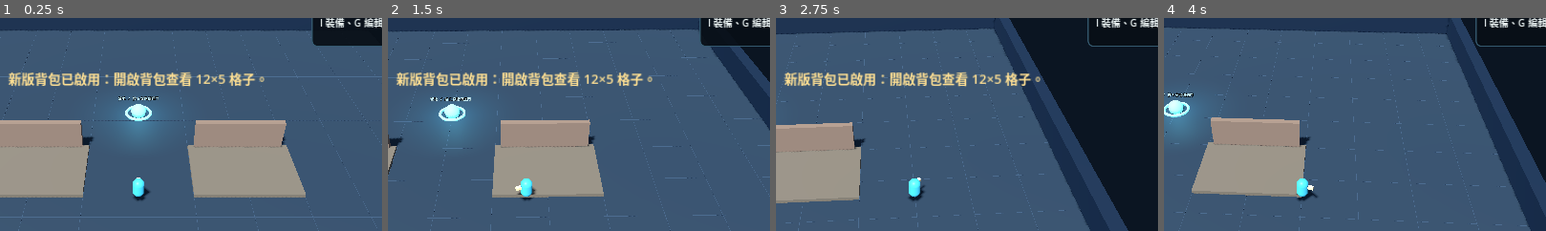
Above: before the commit, frames 1-4 (left to right).
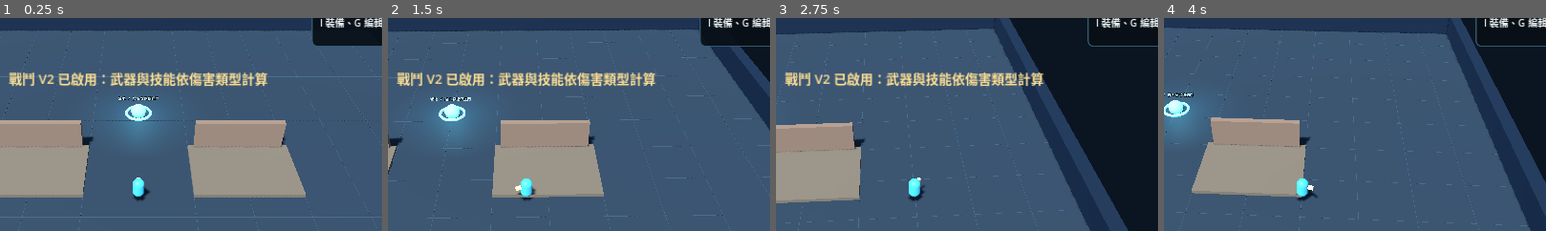
Above: after the commit, the same moments.

Repository: Lucypigr/Riftforge-Godot
Game: Godot game, scene res://scenes/main.tscn
Same seed, same stepped clock (60 frames per second), same inputs: the game is played once before the commit and once after it.
Inputs (mouse positions are % of the whole screen's width and height, from its top left):
- Up to frame 1 (0.25 s): no input
- Up to frame 2 (1.5 s): tap Enter at 0.5 s; move the mouse to (72, 45) at 0.52 s; hold D (move_right) 0.53-1.25 s; right-click (72, 45) at 0.6 s; click (72, 45) at 0.67 s; drag from (30, 55) to (45, 70) at 1.27 s
- Up to frame 3 (2.75 s): move the mouse to (60, 27) at 2.02 s; hold D (move_right) from 2.03 s (still down); tap Space (dash) at 2.1 s; right-click (60, 27) at 2.3 s
- Up to frame 4 (4 s): release D (move_right) at 2.75 s; drag from (45, 70) to (20, 34) at 2.77 s; move the mouse to (80, 65) at 3.52 s; hold A (move_left) from 3.53 s (still down); tap E (interact) at 3.6 s; right-click (80, 65) at 3.8 s
The pictures show only the part of the screen within x 32-82%, y 11-61%; the shares and areas given below are measured in that part.

The runs differ from the first frame. In frame 1, 3.1% of the frame differs, in the area x 2-71%, y 25-33%; in frame 2, 3.1%; in frame 3, 3.1%; in frame 4, nothing differs.

Commit message:
Enable V2 typed combat in Phase 4 branch without changing inventory contracts

Diff:
--- a/scripts/phase3_game.gd
+++ b/scripts/phase3_game.gd
@@ -1,10 +1,13 @@
 extends "res://scripts/phase2_game.gd"
-## Phase 3 vertical slice: actual drop capacity, equipment swapping and saved grid positions.
+## Phase 3 inventory with optional Phase 4 combat, isolated on feature/phase4-combat-v2.
 const Grid = preload("res://scripts/grid_inventory.gd")
 const GridHUD = preload("res://scripts/grid_hud.gd")
 
 func _ready() -> void:
 	super._ready()
+	# Phase 4 branch only: PC and mobile share one resolver and unchanged casting controls.
+	_skill_runtime.use_combat_v2 = true
+	_nova_skill.damage_type = &"lightning"
 	var extra := Grid.normalize(inventory)
 	var previous_hud = hud
 	remove_child(previous_hud)
@@ -15,7 +18,7 @@
 	if extra > 0:
 		hud.announce("舊存檔有 %d 件物品超出格子，已保留，可於背包清單查看。" % extra)
 	else:
-		hud.announce("新版背包已啟用：開啟背包查看 12×5 格子。")
+		hud.announce("戰鬥 V2 已啟用：武器與技能依傷害類型計算")
 	save_progress()
 
 func _interact() -> void:
